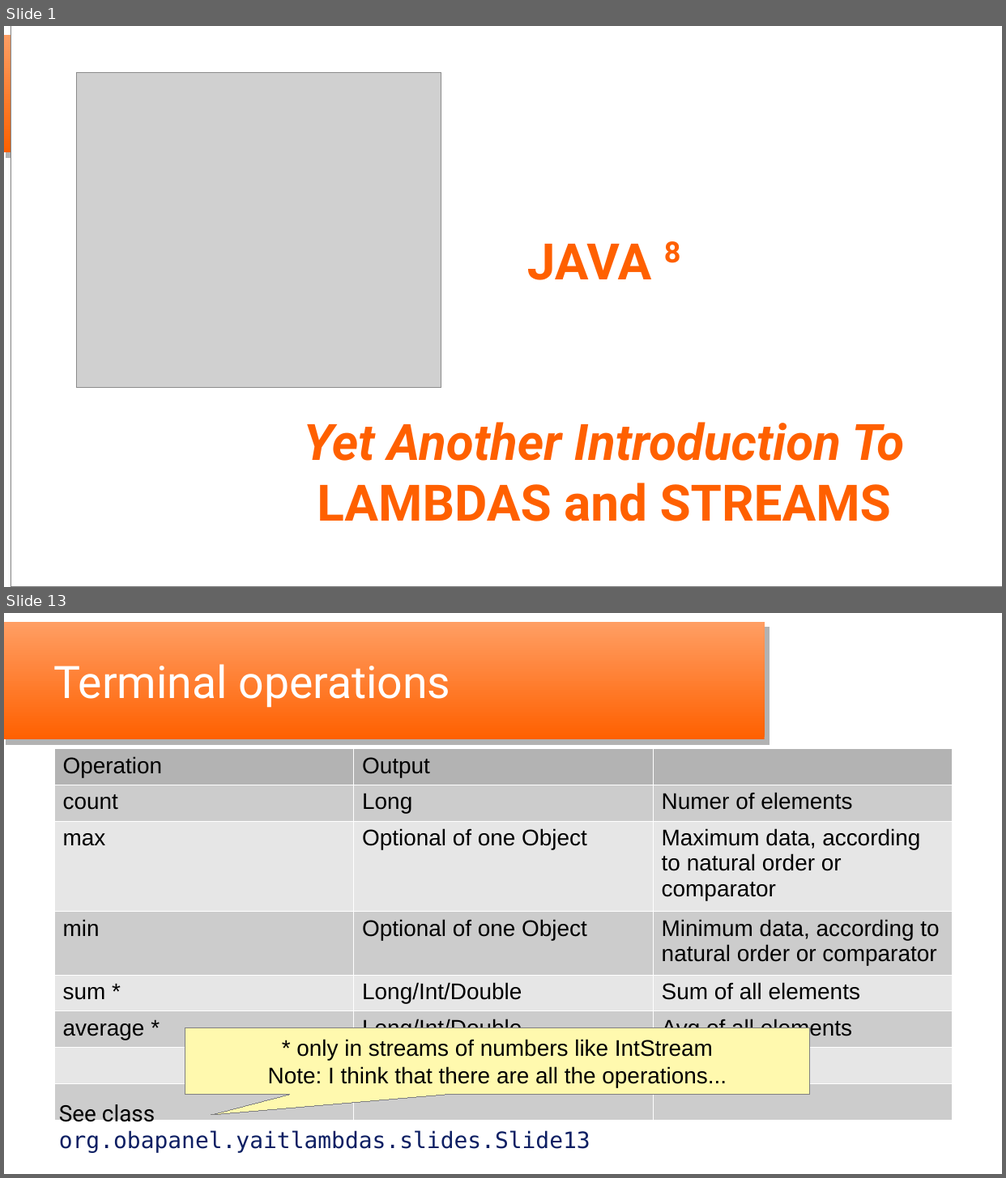
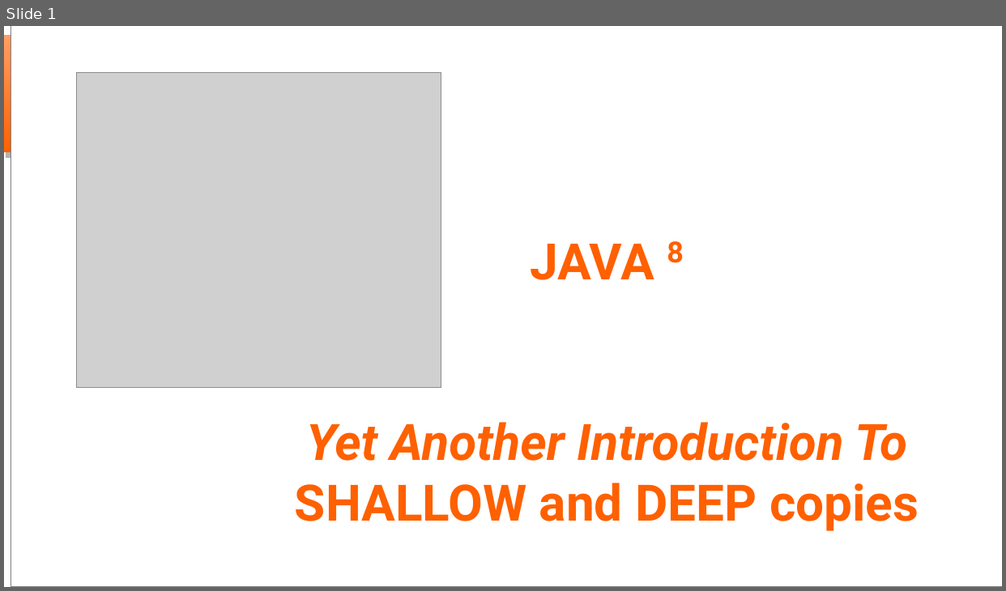
Before and after one commit to oscar-besga-panel/YaitLambdas, a slide deck: YaitShallowAndDeepCopies_en.odp. Shown one above the other, each under a label of ours: slides 1 and 13 before the commit, slide 1 after it; the slides between them are not shown. The pictures are 1006x1178 and 1006x591 pixels, drawn with LibreOffice and Linux fonts; fonts in the diff are those of the drawing; grey boxes stand for pictures; background and template pictures are left out. Boxes give left, top, right and bottom in pixels: in the first picture for what was removed or moved away, otherwise in the second. Text is boxed around its words. In the diff, an @@ line names an element or a change of style, - is before the commit and + after.

```diff
--- a/YaitShallowAndDeepCopies_en.odp
+++ b/YaitShallowAndDeepCopies_en.odp
@@ slide 13 removed at <box>4,613,1002,1174</box>, background #FFFFFF; not listed: 1 template element that a slide beside it also shows @@
@@ title removed at <box>54,664,451,707</box> @@
-Terminal operations
@@ table removed at <box>53,749,953,1102</box>, 8 rows, 3 columns @@
-Operation | Output | 
-count | Long | Numer of elements
-max | Optional of one Object | Maximum data, according to natural order or comparator
-min | Optional of one Object | Minimum data, according to natural order or comparator
-sum * | Long/Int/Double | Sum of all elements
-average * | Long/Int/Double | Avg of all elements
- |  | 
- |  | 
@@ speech box removed at <box>185,1028,810,1095</box> @@
-* only in streams of numbers like IntStream
-Note: I think that there are all the operations...
@@ text removed at <box>59,1105,590,1153</box> @@
-See class org.obapanel.yaitlambdas.slides.Slide13
@@ slide 1 changed as well @@
@@ text at <box>295,483,918,531</box>: text changed @@
-LAMBDAS and STREAMS
+SHALLOW and DEEP copies
```
Also in this commit, not shown: 7 slides added, 17 other slides removed, 1 other file.
